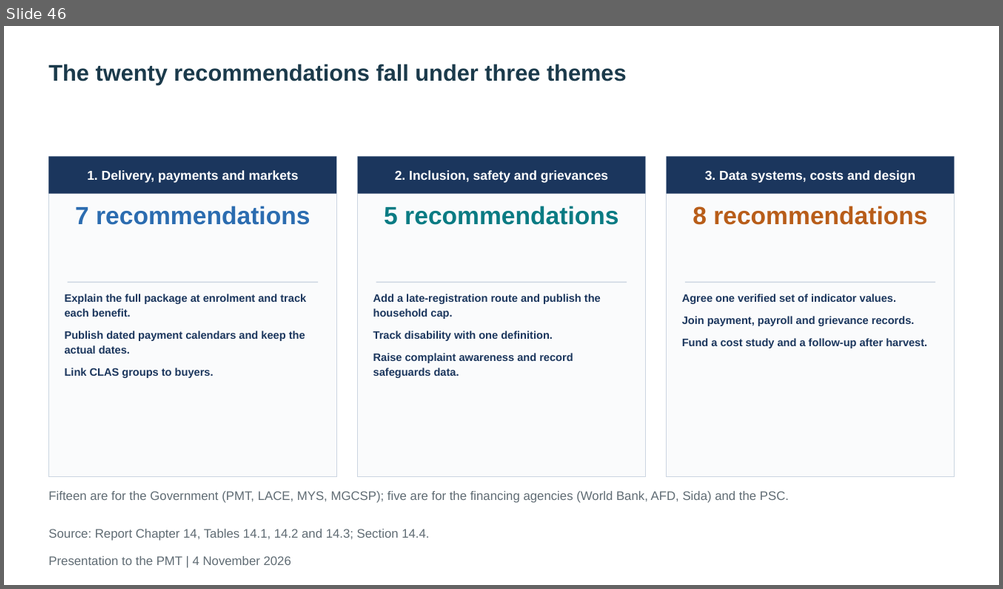
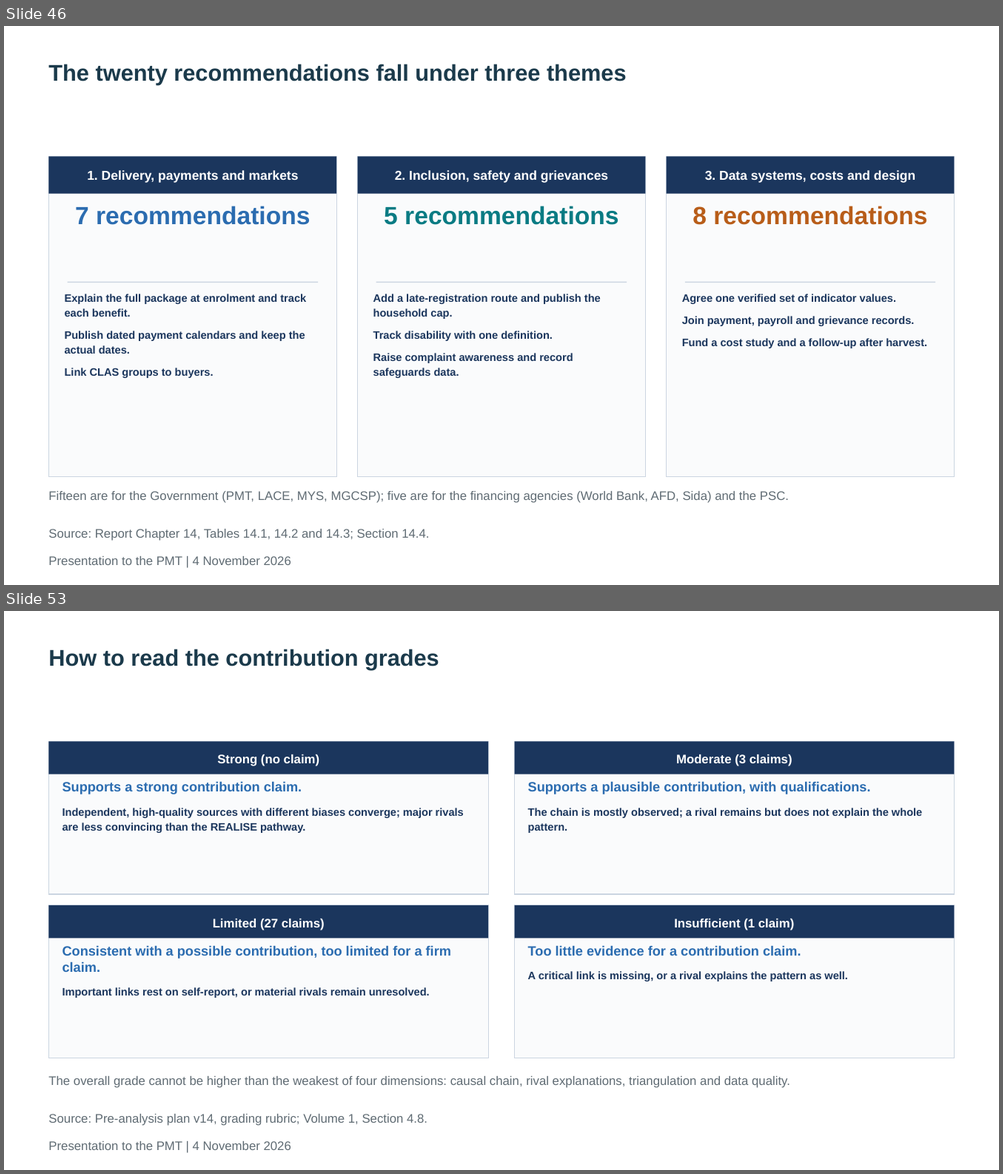
Before and after one commit to kokouekpinda/kokouekpinda, a slide deck: deliverables/REALISE_PMT_Presentation_v5.pptx. Shown one above the other, each under a label of ours: slide 46 before the commit, slides 46 and 53 after it; the slides between them are not shown. The pictures are 1003x589 and 1003x1174 pixels, drawn with LibreOffice and Linux fonts; fonts in the diff are those of the drawing. Boxes give left, top, right and bottom in pixels: in the first picture for what was removed or moved away, otherwise in the second. Text is boxed around its words. In the diff, an @@ line names an element or a change of style, - is before the commit and + after.

```diff
--- a/deliverables/REALISE_PMT_Presentation_v5.pptx
+++ b/deliverables/REALISE_PMT_Presentation_v5.pptx
@@ slide 53 added at (4, 611, 999, 1170), background #FFFFFF; not listed: 1 template element that a slide beside it also shows @@
@@ title added at (48, 649, 439, 670), 22 pt, text #1B3A4B, bold @@
+How to read the contribution grades
@@ rectangle added at (48, 741, 488, 894), fill #FAFBFC, outline #CBD5E1 1 pt @@
@@ rectangle added at (48, 741, 488, 775), fill #1B365D, 12 pt, text #FFFFFF, bold @@
+Strong (no claim)
@@ rectangle added at (515, 741, 954, 894), fill #FAFBFC, outline #CBD5E1 1 pt @@
@@ rectangle added at (515, 741, 954, 775), fill #1B365D, 12 pt, text #FFFFFF, bold @@
+Moderate (3 claims)
@@ text added at (62, 781, 464, 833), 10.5 pt, text #1B365D, bold @@
+Supports a strong contribution claim.
+Independent, high-quality sources with different biases converge; major rivals are less convincing than the REALISE pathway.
@@ text added at (528, 781, 922, 833), 10.5 pt, text #1B365D, bold @@
+Supports a plausible contribution, with qualifications.
+The chain is mostly observed; a rival remains but does not explain the whole pattern.
@@ rectangle added at (48, 906, 488, 1059), fill #FAFBFC, outline #CBD5E1 1 pt @@
@@ rectangle added at (48, 906, 488, 939), fill #1B365D, 12 pt, text #FFFFFF, bold @@
+Limited (27 claims)
@@ rectangle added at (515, 906, 954, 1059), fill #FAFBFC, outline #CBD5E1 1 pt @@
@@ rectangle added at (515, 906, 954, 939), fill #1B365D, 12 pt, text #FFFFFF, bold @@
+Insufficient (1 claim)
@@ text added at (62, 945, 451, 998), 10.5 pt, text #1B365D, bold @@
+Consistent with a possible contribution, too limited for a firm claim.
+Important links rest on self-report, or material rivals remain unresolved.
@@ text added at (528, 945, 848, 982), 10.5 pt, text #1B365D, bold @@
+Too little evidence for a contribution claim.
+A critical link is missing, or a rival explains the pattern as well.
@@ text added at (48, 1076, 790, 1088), 12 pt, text #5F6B73 @@
+The overall grade cannot be higher than the weakest of four dimensions: causal chain, rival explanations, triangulation and data quality.
@@ text added at (48, 1114, 427, 1126), 12 pt, text #5F6B73 @@
+Source: Pre-analysis plan v14, grading rubric; Volume 1, Section 4.8.
```
Also in this commit, not shown: 8 slides changed, 10 other slides added, 3 slides removed, 7 other files.
